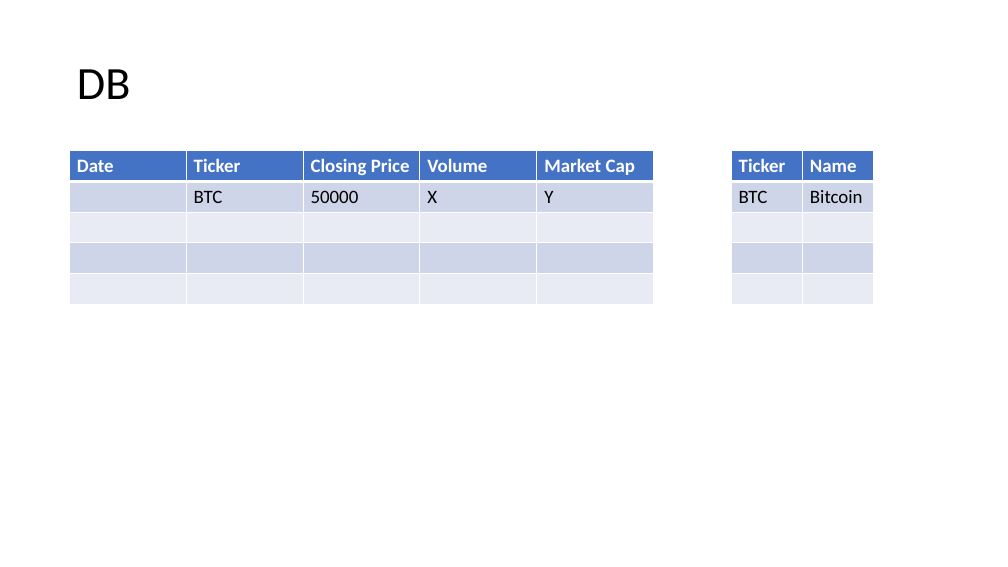
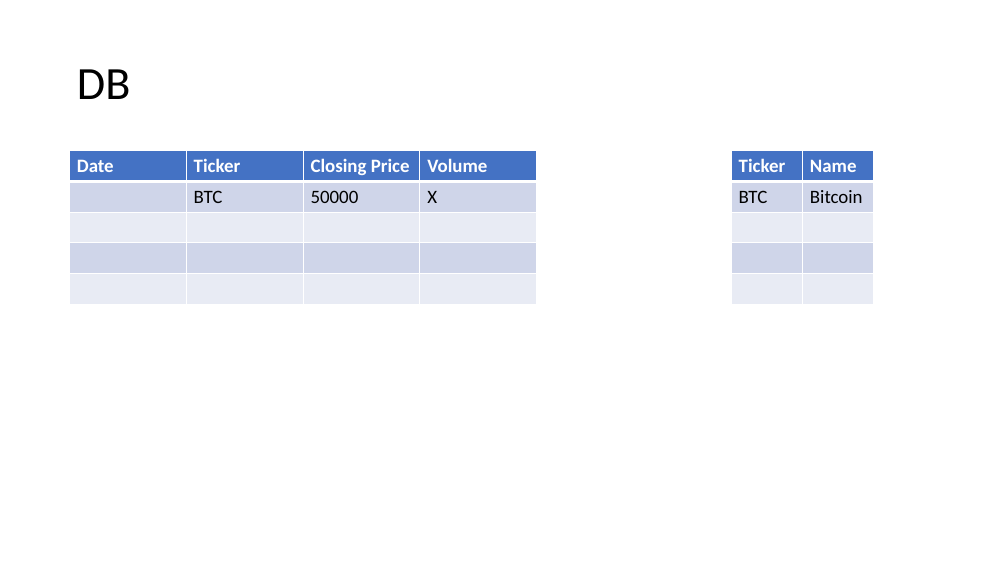
Before and after one commit to bayileyegnabate/cryptocurrency-_price_prediction, a slide deck: slide 6 of presentation/group_9.pptx. Drawn at 1008x567 pixels with LibreOffice and Linux fonts; fonts in the diff are those of the drawing. Boxes give left, top, right and bottom in pixels: in the first picture for what was removed or moved away, otherwise in the second. Text is boxed around its words. In the diff, an @@ line names an element or a change of style, - is before the commit and + after.

```diff
--- a/presentation/group_9.pptx
+++ b/presentation/group_9.pptx
@@ table at [70,151,538,305] @@
-column 5: Market Cap | Y |  |  | 
@@ table: place and size @@
-table at [70,151,656,305]
+table at [70,151,538,305]
```
Also in this commit, not shown: 1 slide added, 2 other files.
